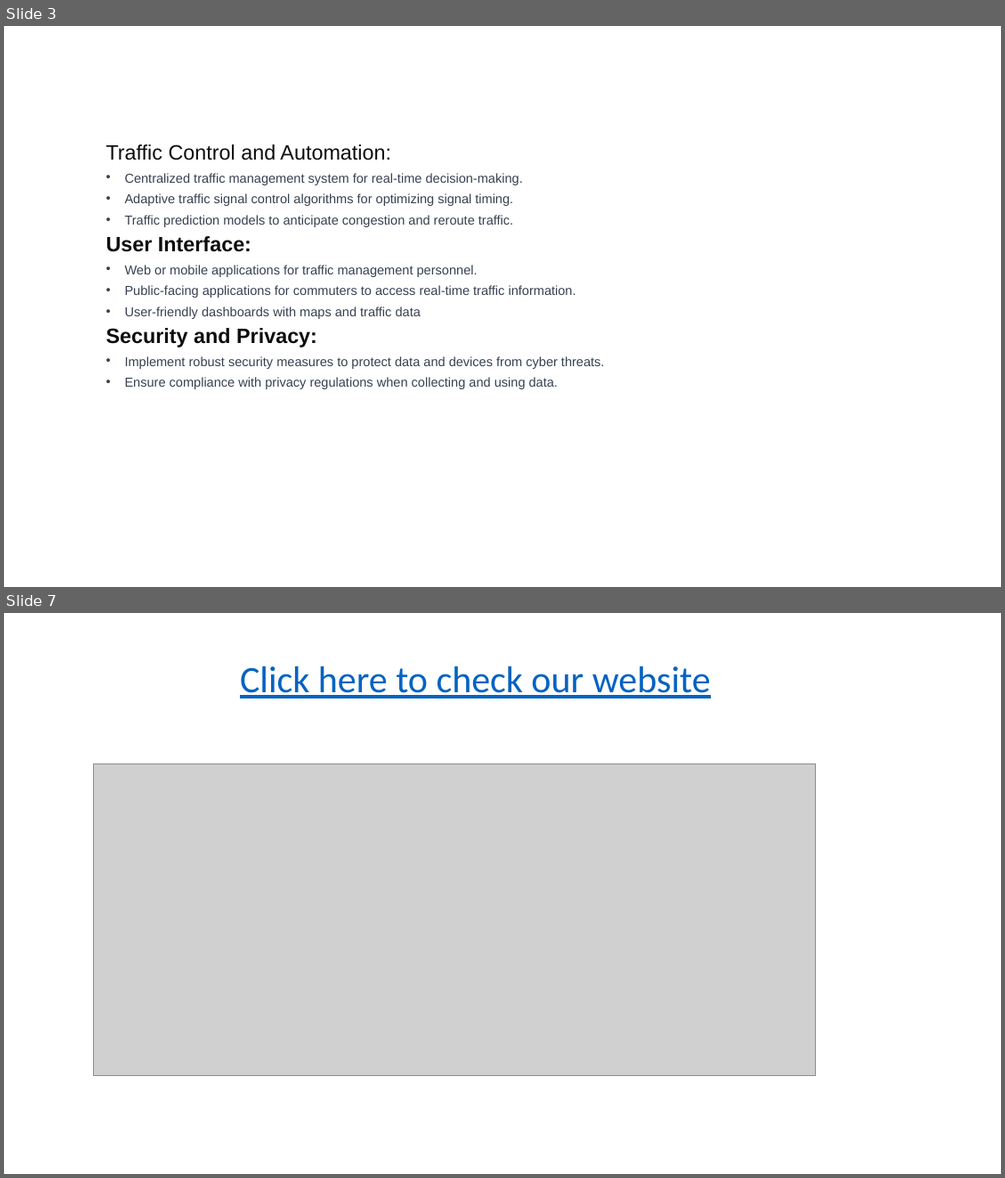
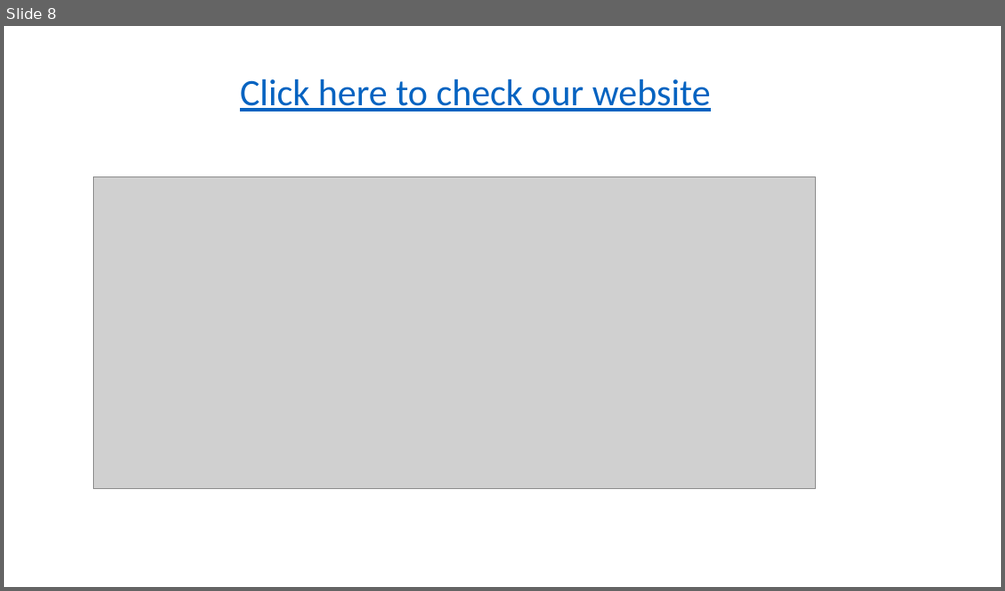
Before and after one commit to Mahesh-D2004/Traffic-management, a slide deck: Traffic management phase 4.pptx. Shown one above the other, each under a label of ours: slides 3 and 7 before the commit, slide 8 after it; the slides between them are not shown. The pictures are 1005x1178 and 1005x591 pixels, drawn with LibreOffice and Linux fonts; fonts in the diff are those of the drawing; grey boxes stand for pictures. Boxes give left, top, right and bottom in pixels: in the first picture for what was removed or moved away, otherwise in the second. Text is boxed around its words. In the diff, an @@ line names an element or a change of style, - is before the commit and + after.

```diff
--- a/Traffic management phase 4.pptx
+++ b/Traffic management phase 4.pptx
@@ slide 3 removed at (4,26,1001,587), background #FFFFFF @@
@@ text removed at (106,144,605,389) @@
-Traffic Control and Automation:
-• Centralized traffic management system for real-time decision-making.
-• Adaptive traffic signal control algorithms for optimizing signal timing.
-• Traffic prediction models to anticipate congestion and reroute traffic.
-User Interface:
-• Web or mobile applications for traffic management personnel.
-• Public-facing applications for commuters to access real-time traffic information.
-• User-friendly dashboards with maps and traffic data
-Security and Privacy:
-• Implement robust security measures to protect data and devices from cyber threats.
-• Ensure compliance with privacy regulations when collecting and using data.
@@ what was slide 7 is now slide 8 @@
```
Also in this commit, not shown: 1 slide changed, 5 slides added, 3 other slides removed.
